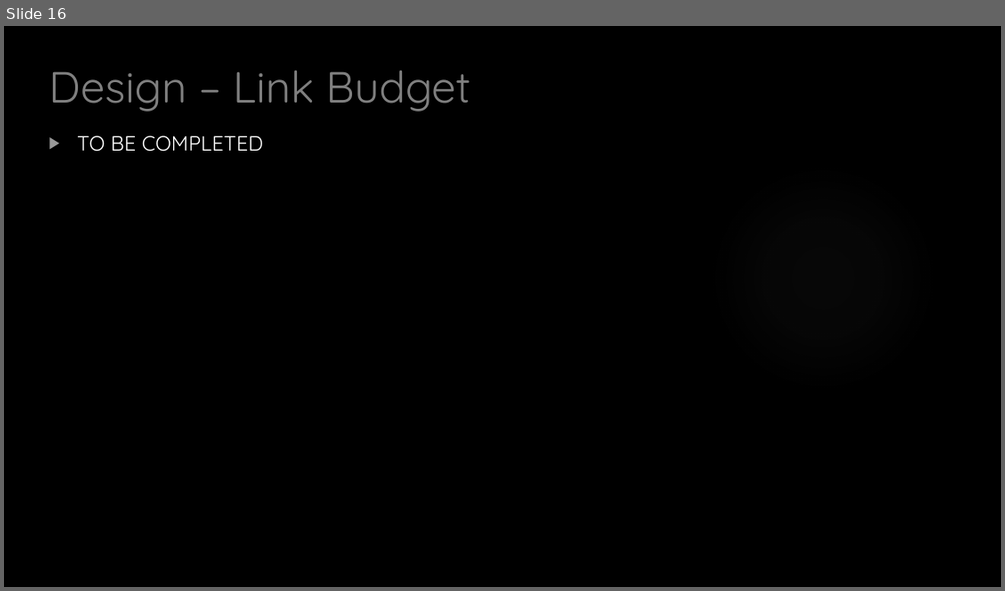
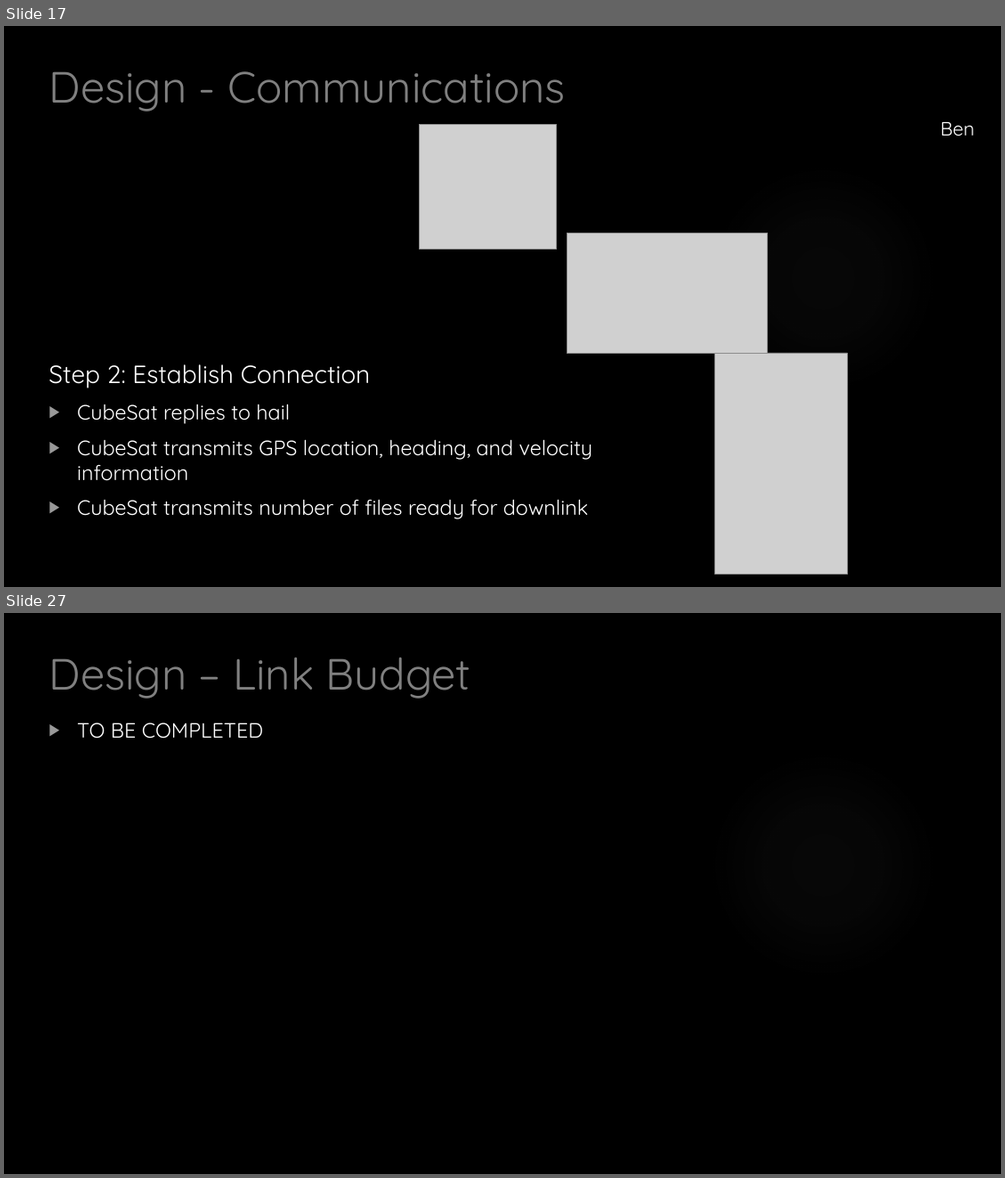
Before and after one commit to HASP-UMN/CubeSat, a slide deck: Presentations/CDR_Presentation.pptx. Shown one above the other, each under a label of ours: slide 16 before the commit, slides 17 and 27 after it; the slides between them are not shown. The pictures are 1005x591 and 1005x1178 pixels, drawn with LibreOffice and Linux fonts; fonts in the diff are those of the drawing; grey boxes stand for pictures; background and template pictures are left out. Boxes give left, top, right and bottom in pixels: in the first picture for what was removed or moved away, otherwise in the second. Text is boxed around its words. In the diff, an @@ line names an element or a change of style, - is before the commit and + after.

```diff
--- a/Presentations/CDR_Presentation.pptx
+++ b/Presentations/CDR_Presentation.pptx
@@ slide 17 added at (4,26,1001,587), background picture (left out); not listed: 1 template element that a slide beside it also shows @@
@@ title added at (48,71,566,111), 42 pt, text #808080 @@
+Design - Communications
@@ picture added at (420,125,557,249) @@
@@ text added at (940,122,974,136), 18.5 pt, text #FFFFFF @@
+Ben
@@ picture added at (567,233,768,354) @@
@@ text added at (48,364,593,519), 20 pt, text #FFFFFF @@
+Step 2: Establish Connection
+▶ CubeSat replies to hail
+▶ CubeSat transmits GPS location, heading, and velocity information
+▶ CubeSat transmits number of files ready for downlink
@@ picture added at (715,353,847,574) @@
@@ what was slide 16 is now slide 27 @@
```
Also in this commit, not shown: 10 other slides added, 3 other files.
